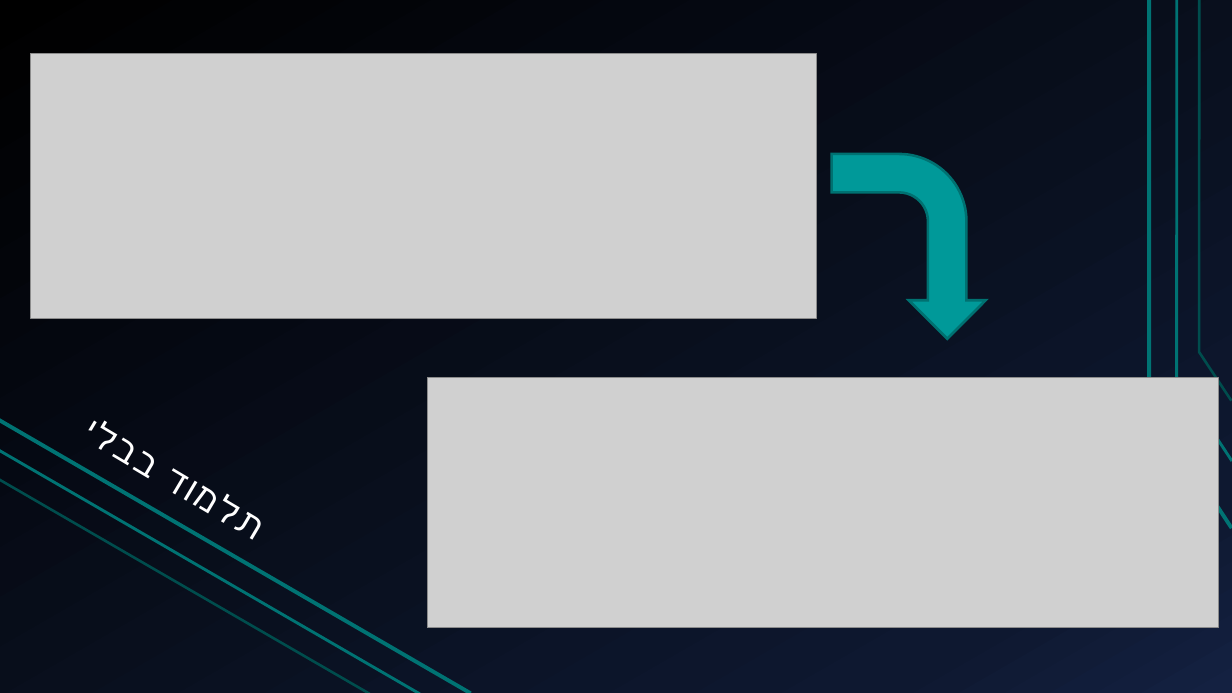
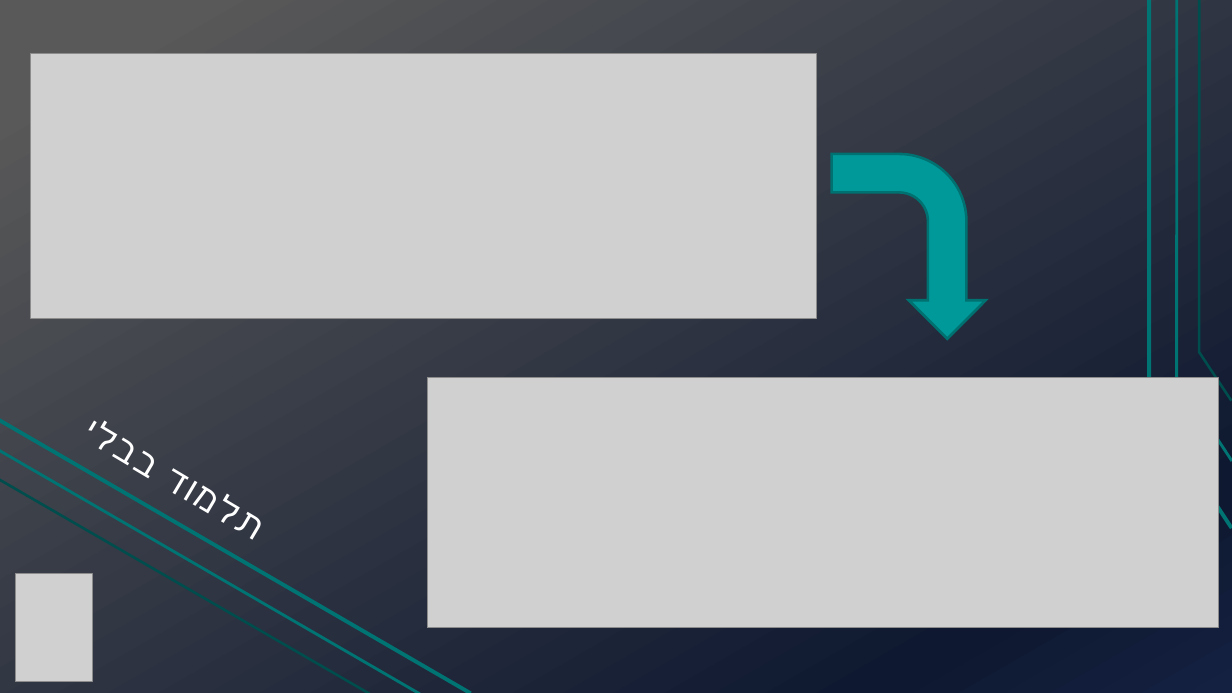
Before and after one commit to TechnionTDK/jbs-text2json, a slide deck: slide 11 of Text2Json.pptx (slide 8 before the commit). Drawn at 1232x693 pixels with LibreOffice and Linux fonts; fonts in the diff are those of the drawing; grey boxes stand for pictures. Boxes give left, top, right and bottom in pixels: in the first picture for what was removed or moved away, otherwise in the second. Text is boxed around its words. In the diff, an @@ line names an element or a change of style, - is before the commit and + after.

```diff
--- a/Text2Json.pptx
+++ b/Text2Json.pptx
@@ background gradient #000000 to #0F1931 to #142242 to gradient #595959 to #0F1931 to #142242 @@
@@ picture added at [15,574,91,682] @@
```
Also in this commit, not shown: 9 other slides changed, 4 slides added.
